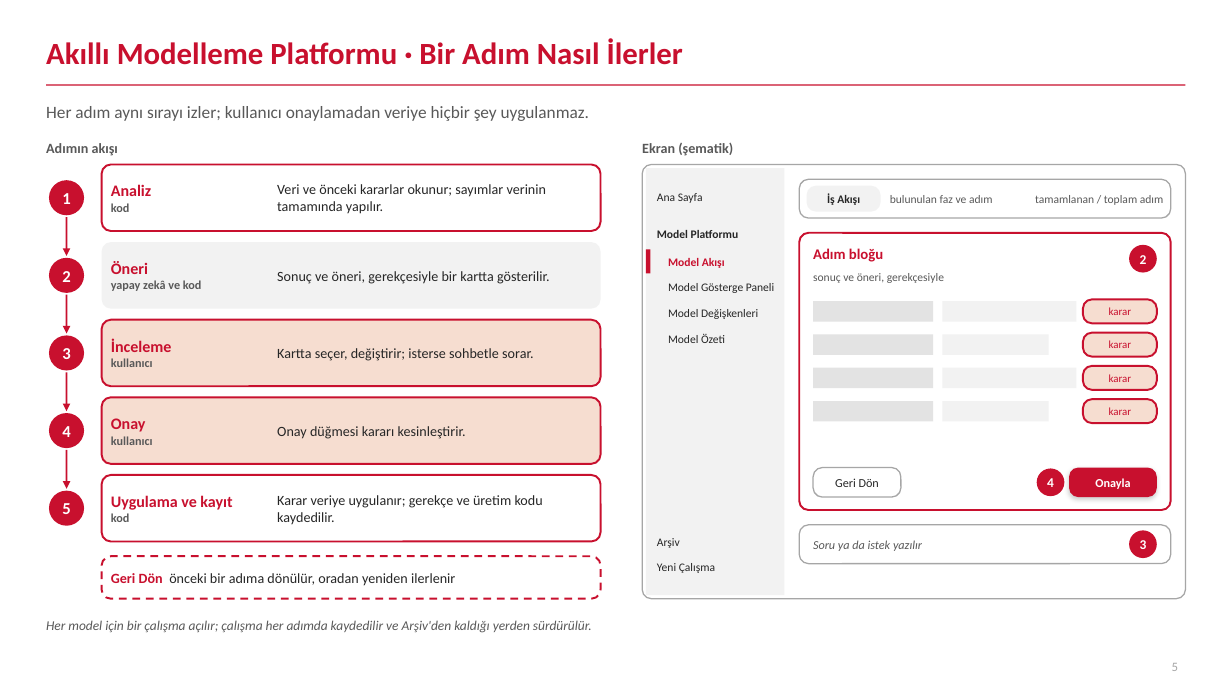
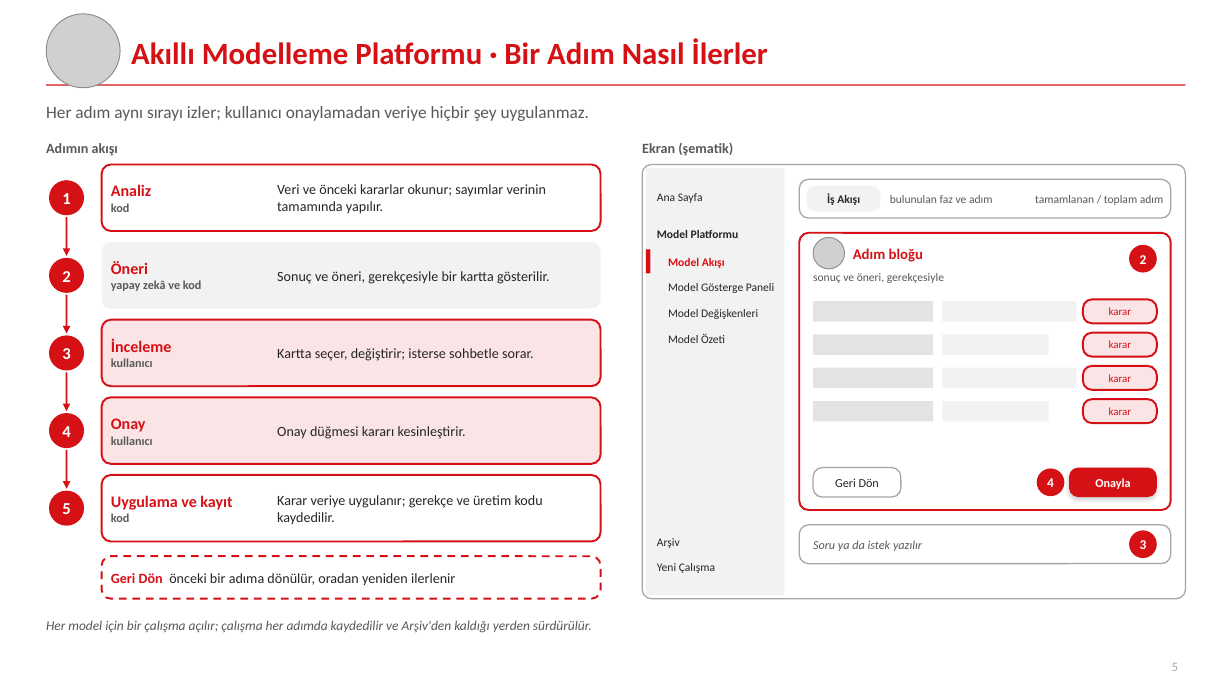
Before and after one commit to canmergen/amp, a slide deck: slide 5 of analitik_modelleme_platformu_GUNCEL/sunum/Akilli_Modelleme_Platformu_Sunum.pptx. Drawn at 1232x693 pixels with LibreOffice and Linux fonts; fonts in the diff are those of the drawing; grey boxes stand for pictures. Boxes give left, top, right and bottom in pixels: in the first picture for what was removed or moved away, otherwise in the second. Text is boxed around its words. In the diff, an @@ line names an element or a change of style, - is before the commit and + after.

```diff
--- a/analitik_modelleme_platformu_GUNCEL/sunum/Akilli_Modelleme_Platformu_Sunum.pptx
+++ b/analitik_modelleme_platformu_GUNCEL/sunum/Akilli_Modelleme_Platformu_Sunum.pptx
@@ picture added at (46, 14, 120, 88) @@
@@ title "Akıllı Modelleme Platformu · Bir ...": place and size @@
-title "Akıllı Modelleme Platformu · Bir ..." at (46, 39, 683, 65)
+title "Akıllı Modelleme Platformu · Bir ..." at (131, 39, 768, 65)
@@ line (46, 85) - (1186, 85): stroke #C8102E 1 pt to #D51115 1 pt @@
@@ text at (111, 184, 151, 196): text colour #C8102E to #D51115 in "Analiz" @@
@@ arrow (67, 217) - (67, 256): stroke #C8102E 1.25 pt to #D51115 1.25 pt @@
@@ picture added at (813, 238, 845, 269) @@
@@ text at (111, 261, 148, 274): text colour #C8102E to #D51115 in "Öneri" @@
@@ text colour #C8102E to #D51115 in 7 elements at (668, 258, 725, 268), (1109, 307, 1132, 315), (1109, 340, 1132, 348), (1109, 374, 1132, 382), (1109, 407, 1132, 415), (131, 39, 768, 65), (853, 248, 923, 262) @@
@@ text "Adım bloğu": place and size @@
-text "Adım bloğu" at (813, 248, 883, 262)
+text "Adım bloğu" at (853, 248, 923, 262)
@@ arrow (67, 295) - (67, 334): stroke #C8102E 1.25 pt to #D51115 1.25 pt @@
@@ text at (111, 339, 172, 352): text colour #C8102E to #D51115 in "İnceleme" @@
@@ arrow (67, 372) - (67, 411): stroke #C8102E 1.25 pt to #D51115 1.25 pt @@
@@ fill #F6DDD0 to #FBE4E5; outline #C8102E 1.5 pt to #D51115 1.5 pt in 6 elements at (1083, 299, 1157, 323), (1083, 333, 1157, 357), (1083, 366, 1157, 390), (1083, 399, 1157, 423), (102, 320, 601, 386), (102, 397, 601, 464) @@
@@ text at (111, 418, 146, 432): text colour #C8102E to #D51115 in "Onay" @@
@@ arrow (67, 450) - (67, 489): stroke #C8102E 1.25 pt to #D51115 1.25 pt @@
@@ outline #C8102E 1.5 pt to #D51115 1.5 pt in 3 elements at (799, 233, 1171, 510), (102, 165, 601, 231), (102, 475, 601, 542) @@
@@ fill #C8102E to #D51115 in 10 elements at (49, 180, 84, 215), (49, 258, 84, 293), (49, 335, 84, 371), (49, 413, 84, 448), (49, 491, 84, 526), (646, 250, 651, 274), (1069, 468, 1157, 497), (1129, 245, 1157, 273), (1129, 531, 1157, 558), (1037, 469, 1065, 496) @@
@@ text at (111, 495, 232, 510): text colour #C8102E to #D51115 in "Uygulama ve kayıt" @@
@@ rounded rectangle at (102, 556, 601, 599): outline #C8102E 1.5 pt dashed to #D51115 1.5 pt dashed @@
@@ text "Geri Dön önceki bir adıma ..." at (111, 573, 455, 585): text colour #C8102E to #D51115 in "Geri Dön" @@
```
Also in this commit, not shown: 11 other slides changed, 2 slides added, 1 slide removed, 1 other file.
